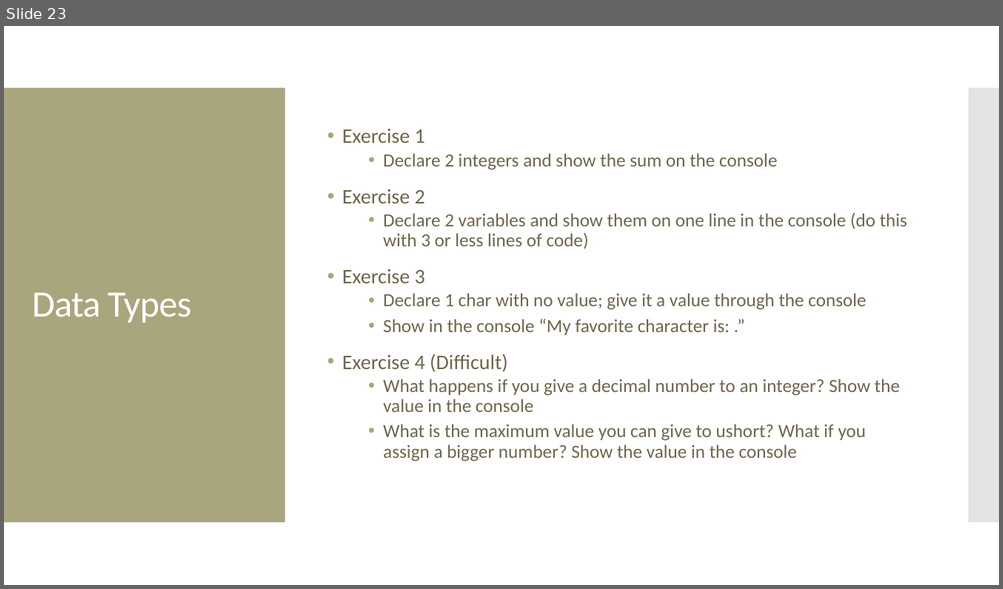
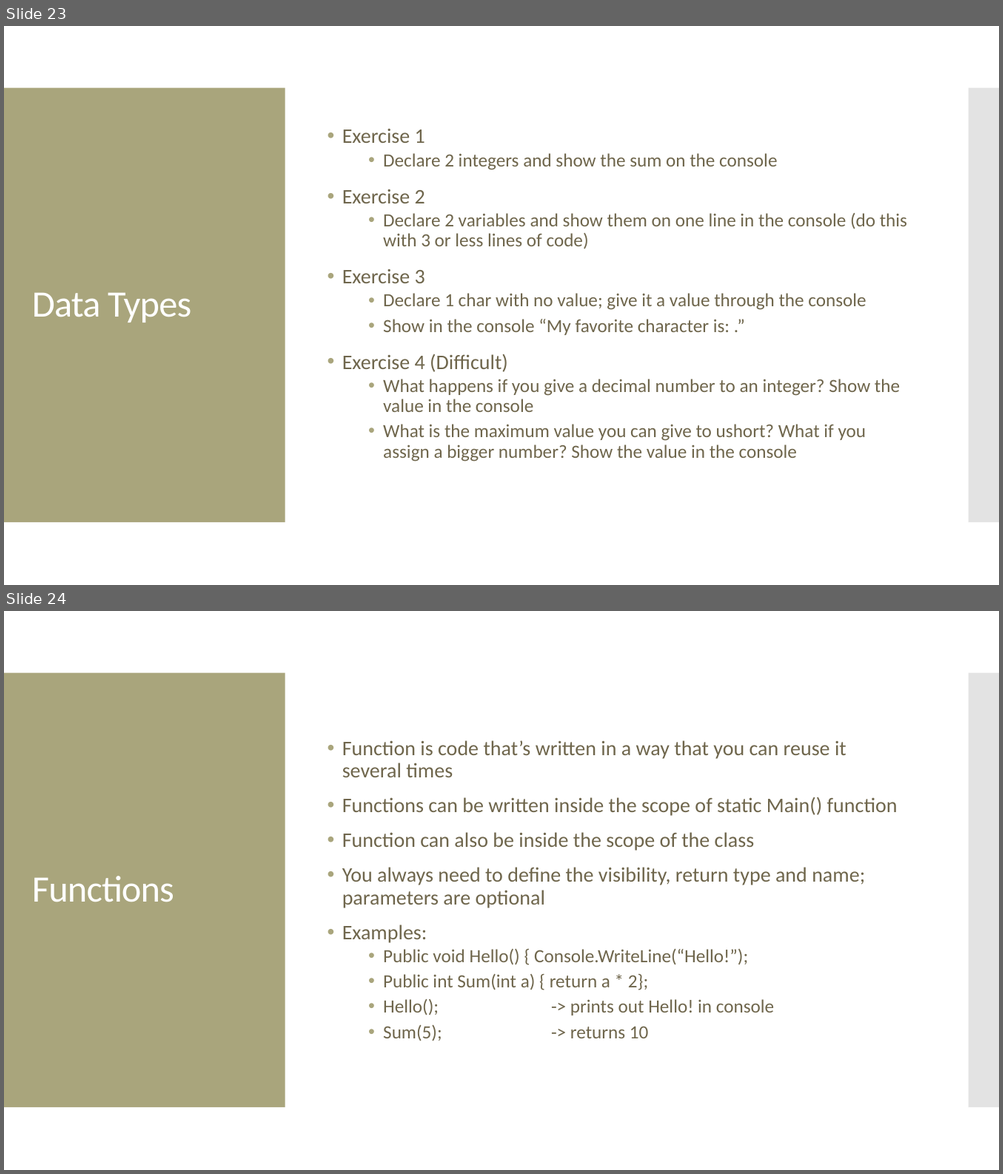
Before and after one commit to Manny-Apsel/.NET-C-Workshop, a slide deck: Presentation.pptx. Shown one above the other, each under a label of ours: slide 23 before the commit, slides 23 and 24 after it. The pictures are 1003x589 and 1003x1174 pixels, drawn with LibreOffice and Linux fonts; fonts in the diff are those of the drawing. Boxes give left, top, right and bottom in pixels: in the first picture for what was removed or moved away, otherwise in the second. Text is boxed around its words. In the diff, an @@ line names an element or a change of style, - is before the commit and + after.

Commit message:
finished functions exercises

```diff
--- a/Presentation.pptx
+++ b/Presentation.pptx
@@ slide 24 added at (4, 611, 999, 1170), background #FFFFFF; not listed: 2 template elements that a slide beside it also shows @@
@@ text added at (342, 741, 897, 1042), 20 pt, text #6F664C @@
+• Function is code that’s written in a way that you can reuse it several times
+• Functions can be written inside the scope of static Main() function
+• Function can also be inside the scope of the class
+• You always need to define the visibility, return type and name; parameters are optional
+• Examples:
+  • Public void Hello() { Console.WriteLine(“Hello!”);
+  • Public int Sum(int a) { return a * 2};
+  • Hello(); -> prints out Hello! in console
+  • Sum(5); -> returns 10
@@ title added at (32, 876, 174, 903), 36 pt, text #FFFFFF @@
+Functions
```
Also in this commit, not shown: 1 slide changed, 1 other slide added.
